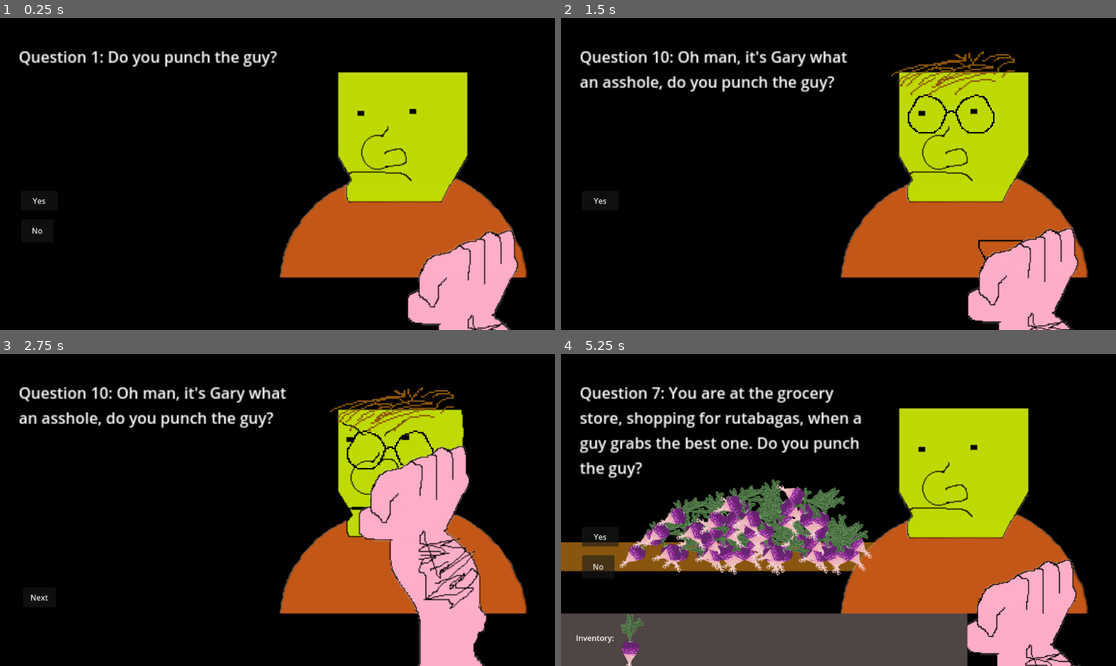
Above: before the commit, frames 1-4 (two rows, left to right).
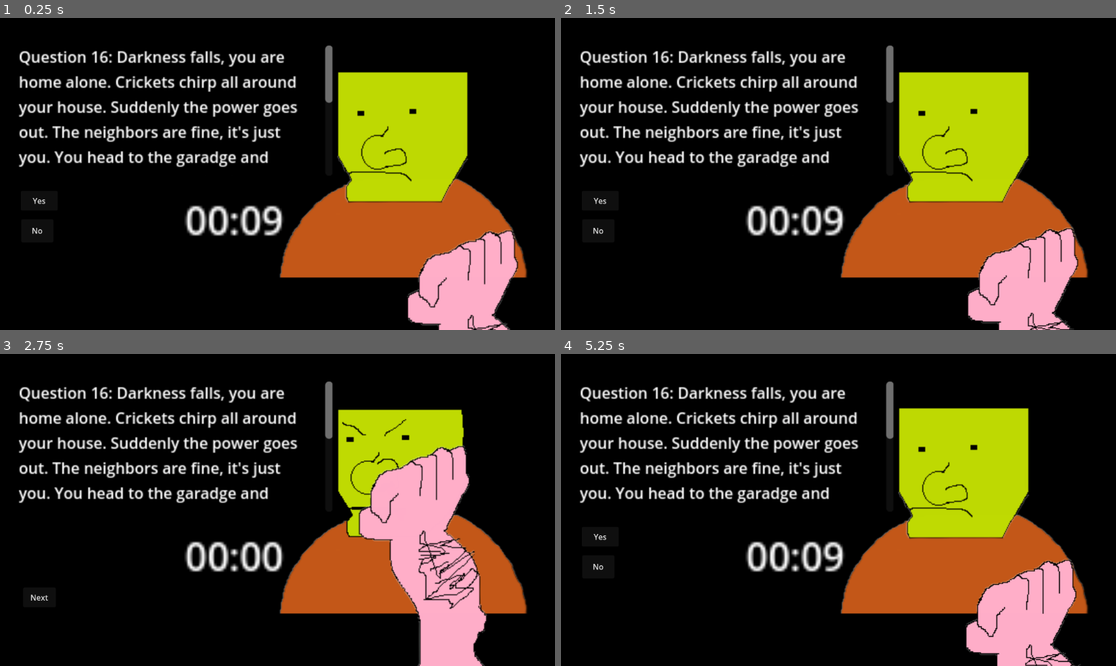
Above: after the commit, the same moments.

Repository: Do-You-Punch-The-Guy-Studios/do-you-punch-the-guy
Game: Godot game, scene res://scenes/the_guy_root_scene.tscn
Same seed, same stepped clock (60 frames per second), same inputs: the game is played once before the commit and once after it.
Inputs (mouse positions are in pixels of both pictures, inside the frame that each line leads up to):
- Up to frame 1 (0.25 s): no input
- Up to frame 2 (1.5 s): click "Yes" at 0.5 s; click "Next" at 1.25 s
- Up to frame 3 (2.75 s): click "Yes" at 2 s
- Up to frame 4 (5.25 s): click "Next" at 2.75 s; click "Yes" at 3.5 s; click "Next" at 4.25 s; tap Enter at 5 s; move the mouse to (960, 494) at 5.02 s; click (960, 494) at 5.17 s

The runs differ from the first frame. In frame 1, 6.6% of the frame differs, in the area x 3-60%, y 8-70%; in frame 2, 8.0%; in frame 3, 7.8%; in frame 4, 28%, in the area x 0-74%, y 8-100%.

Commit message:
resize text

Diff:
--- a/code/do-you-punch-the-guy-main.gd
+++ b/code/do-you-punch-the-guy-main.gd
@@ -107,7 +107,7 @@
 	currentQuestionIndex = nextQuestionIndex
 	nextQuestionIndex = questionIndexes.back()
 	questionIndexes.pop_back()
-	#currentQuestionIndex =3;
+	currentQuestionIndex =16;
 	currentQuestion = questionInfo[str(currentQuestionIndex)];
 	if(currentQuestionIndex > 1):
 		self.add_child(questionScenes["question" + str(currentQuestionIndex)].instantiate())
--- a/data/questions.json
+++ b/data/questions.json
@@ -242,9 +242,12 @@
 		"question":"The zombie apocalypse has arrived, society is in total chaos, a guy shambles up to you. Do you punch the guy?",
 		"yes": true,
 		"no": true,
+		"option3": false,
 		"yesTags":["PANIC"],
 		"noTags":["LOSE"],
-		"onQuestion": {"setTimer": 30},
+		"onQuestion": {"setTimer": 30, "inventory": false,  "animate": false},
+		"onYes": false,
+		"onNo": false,
 		"isActive": true
 	},
 	"20": {
--- a/scenes/the_guy_root_scene.tscn
+++ b/scenes/the_guy_root_scene.tscn
@@ -59,16 +59,16 @@
 texture = ExtResource("7_kir64")
 
 [node name="ScrollContainer" type="ScrollContainer" parent="."]
-custom_minimum_size = Vector2(300, 150)
+custom_minimum_size = Vector2(300, 125)
 offset_left = 39.0
 offset_top = 57.0
 offset_right = 364.5
-offset_bottom = 207.0
+offset_bottom = 192.5
 scale = Vector2(2, 2)
 
 [node name="Question" type="Label" parent="ScrollContainer"]
 z_index = 10
-custom_minimum_size = Vector2(300, 150)
+custom_minimum_size = Vector2(300, 125)
 layout_mode = 2
 text = "Question X: BLAH NLAH BLAH, Do you Punch the Guy?"
 autowrap_mode = 3
